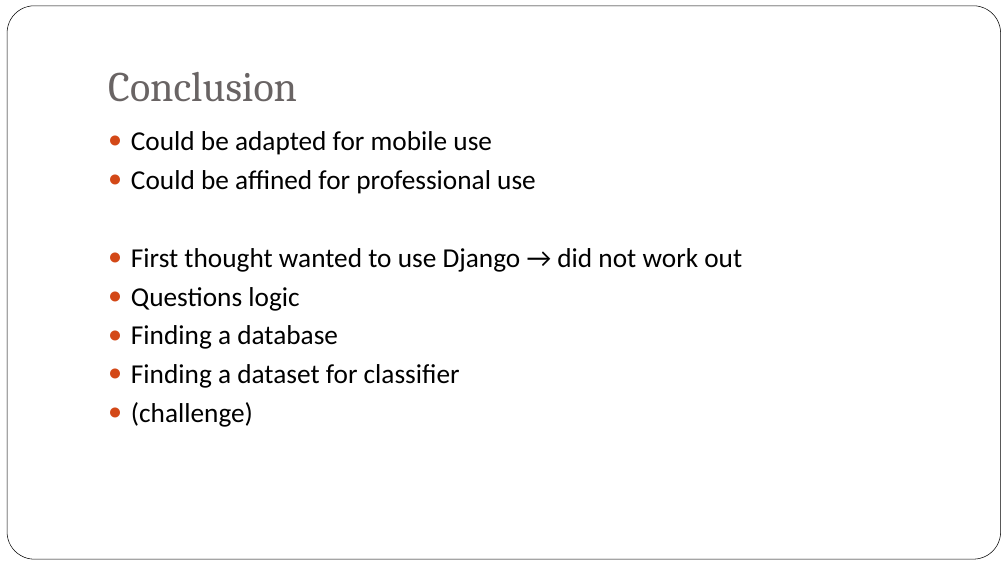
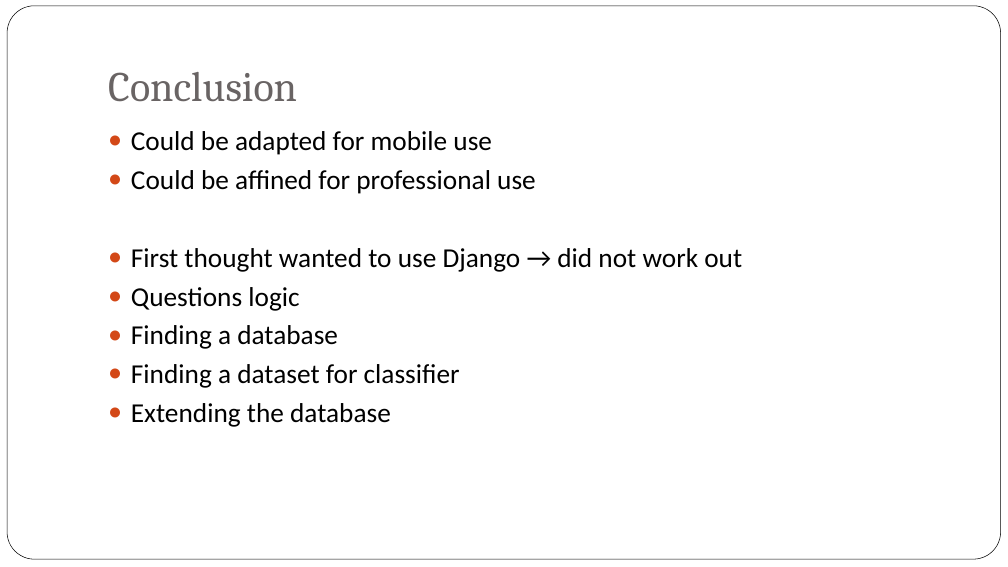
Before and after one commit to rsasov/DecisionSupportSystems, a slide deck: slide 14 of Health_Care_Bot.pptx (slide 11 before the commit). Drawn at 1008x567 pixels with LibreOffice and Linux fonts; fonts in the diff are those of the drawing; background and template pictures are left out. Boxes give left, top, right and bottom in pixels: in the first picture for what was removed or moved away, otherwise in the second. Text is boxed around its words. In the diff, an @@ line names an element or a change of style, - is before the commit and + after.

```diff
--- a/Health_Care_Bot.pptx
+++ b/Health_Care_Bot.pptx
@@ text at box(131, 403, 391, 427): text changed @@
-● (challenge)
+● Extending the database
```
Also in this commit, not shown: 2 other slides changed, 5 slides added, 1 slide removed.
